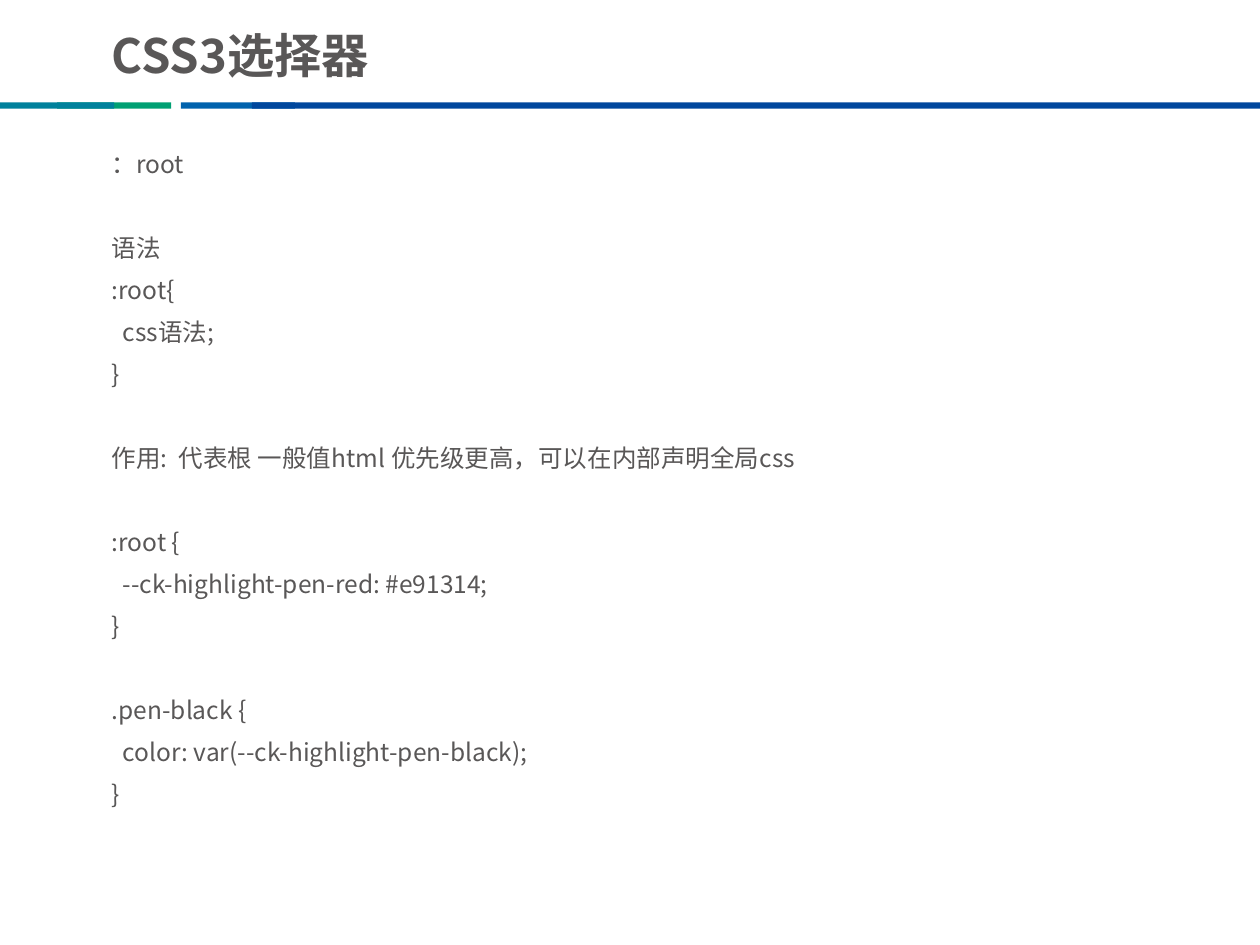
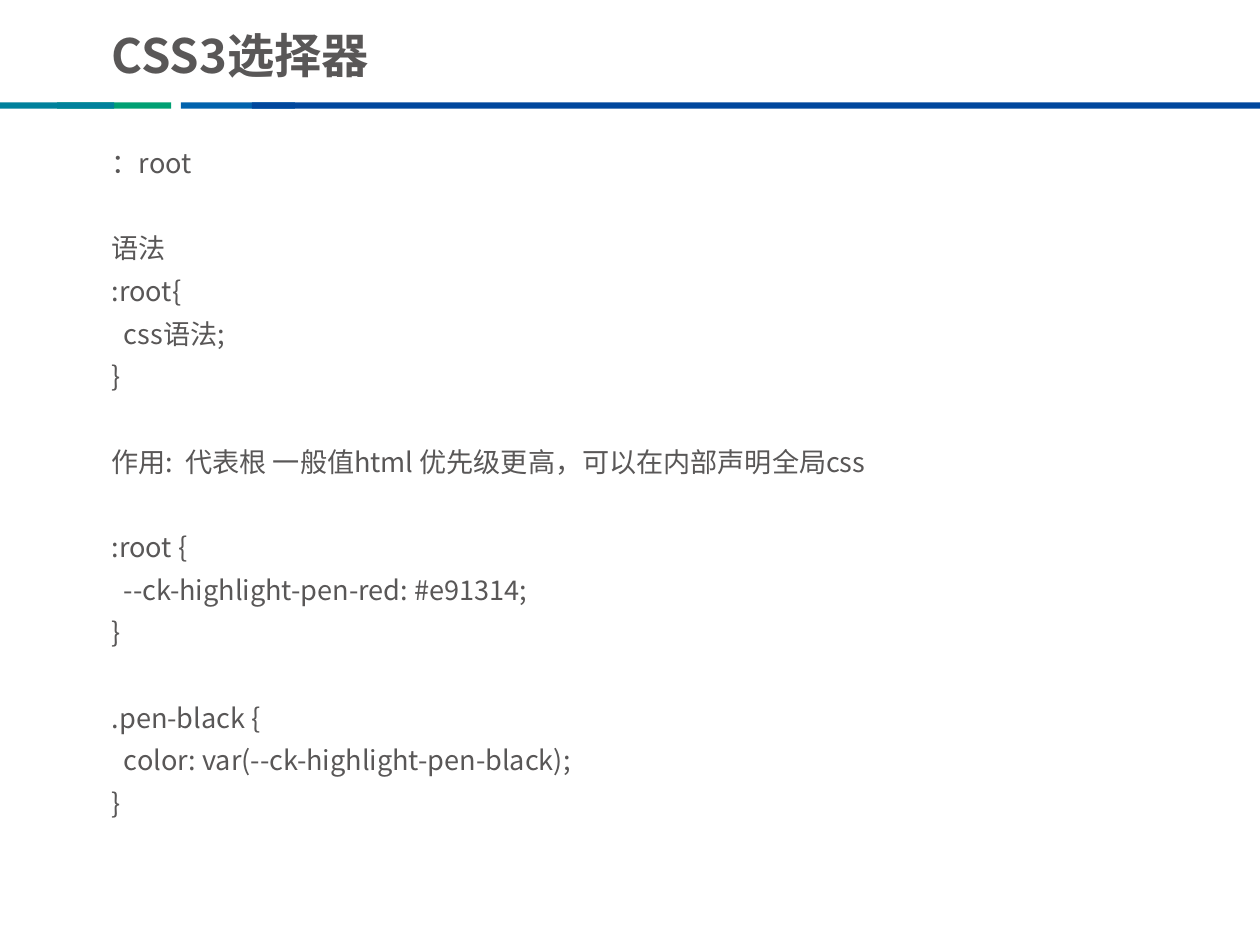
Before and after one commit to he8hepeng/thunisoftCli3, a slide deck: slide 3 of css教案（修改版）.pptx (slide 2 before the commit). Drawn at 1260x945 pixels with LibreOffice and Linux fonts; fonts in the diff are those of the drawing; background and template pictures are left out. Boxes give left, top, right and bottom in pixels: in the first picture for what was removed or moved away, otherwise in the second. Text is boxed around its words. In the diff, an @@ line names an element or a change of style, - is before the commit and + after.

```diff
--- a/css教案（修改版）.pptx
+++ b/css教案（修改版）.pptx
@@ text "：root" at box(112, 154, 866, 777): size 14 to 15.5 pt; line spacing 1.25 to 1.15 @@
```
Also in this commit, not shown: 4 other slides changed, 7 slides added, 15 other files.
